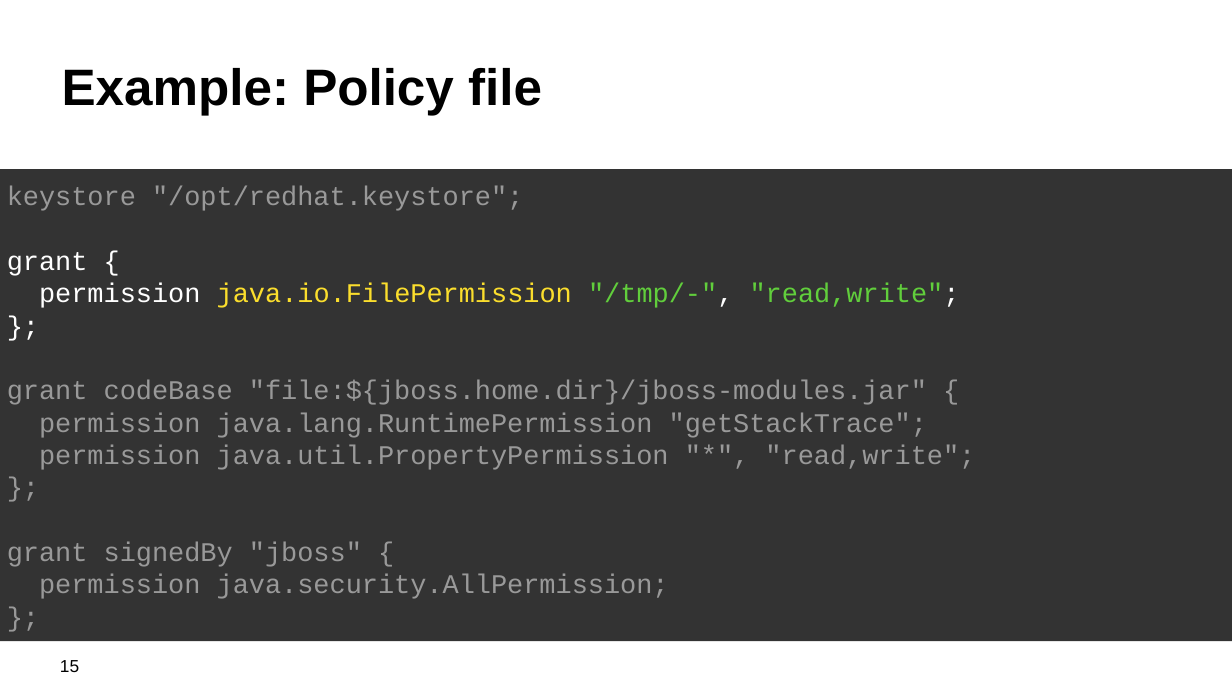
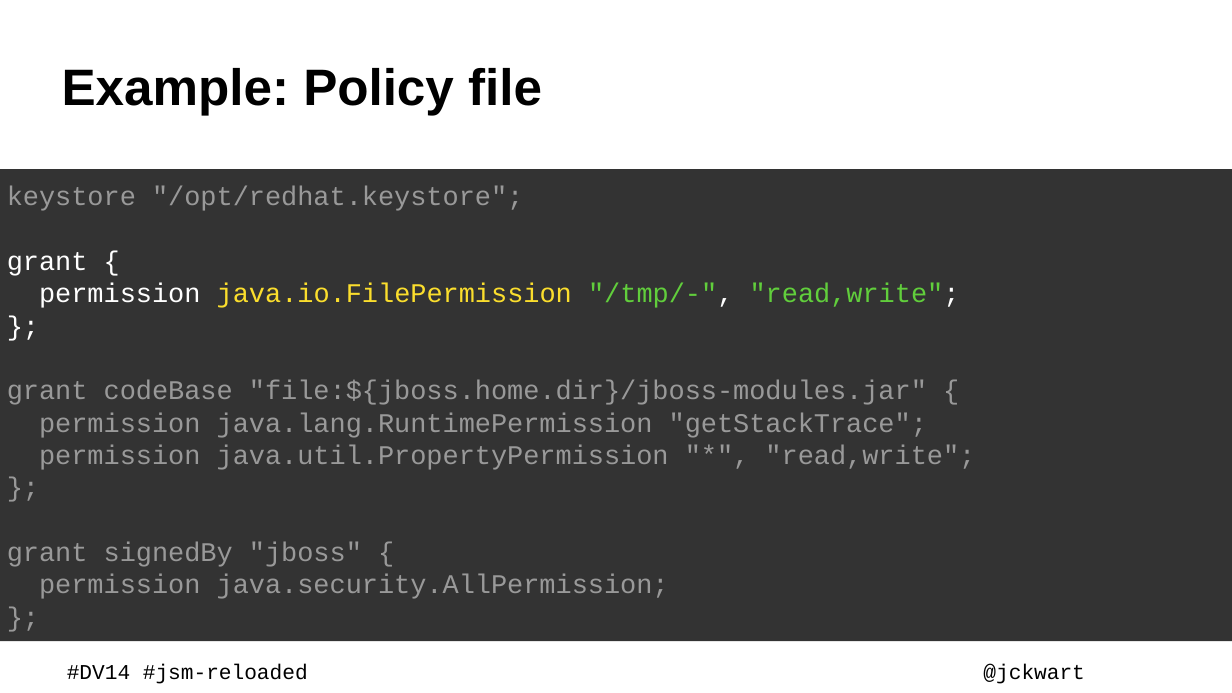
Before and after one commit to kwart/presentations, a slide deck: slide 13 of sec-man-reloaded.odp (slide 15 before the commit). Drawn at 1232x693 pixels with LibreOffice and Linux fonts; fonts in the diff are those of the drawing; background and template pictures are left out. Boxes give left, top, right and bottom in pixels: in the first picture for what was removed or moved away, otherwise in the second. Text is boxed around its words. In the diff, an @@ line names an element or a change of style, - is before the commit and + after.

```diff
--- a/sec-man-reloaded.odp
+++ b/sec-man-reloaded.odp
@@ page number removed at bbox=[60, 660, 79, 672] @@
-15
@@ text added at bbox=[67, 664, 308, 684], 22 pt, text #000000 @@
+#DV14 #jsm-reloaded
@@ text added at bbox=[983, 664, 1084, 684], 22 pt, text #000000 @@
+@jckwart
```
Also in this commit, not shown: 38 other slides changed, 3 slides added, 2 slides removed.
